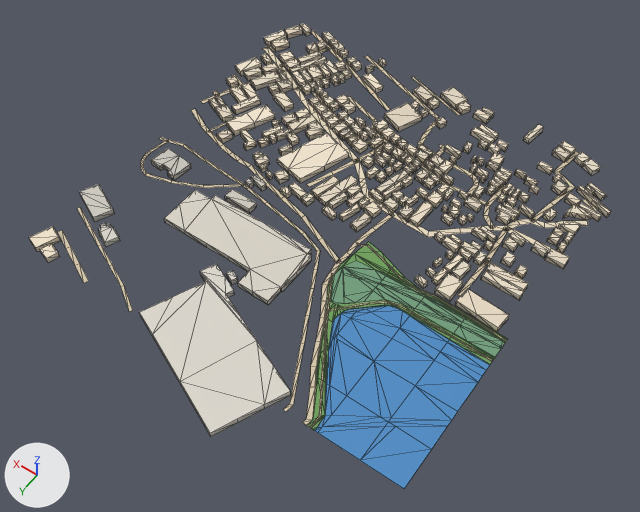
The glTF model public/assets/bengaluru-region-v1/tiles/t18_-34-l0.glb: old version first, new version second.
Both versions are drawn from a camera (50 mm lens) standing at (8866.0, -16176.0, 793.0) and looking at (9235.0, -16694.0, -20.0). The axes (+X, +Y, +Z) are drawn at lower left. The lights are the same throughout. The picture after the commit comes second. Mesh edges are drawn as thin lines. Vertices at exactly the same position are counted once.

Script lines for the objects in view, before the commit:
```python
me_building = bpy.data.meshes.new('building')
me_building.from_pydata(...)  # 2214 vertices, 2796 faces; spans x -15.0..512.0, y -10.0..564.0, z 0.0..8.0
me_building.materials.append(mat_building)
me_ground = bpy.data.meshes.new('ground')
me_ground.from_pydata(...)  # 676 vertices, 689 faces; spans x -2.0..503.0, y -3.0..503.0, z 1.0
me_ground.materials.append(mat_ground)
me_water = bpy.data.meshes.new('water')
me_water.from_pydata(...)  # 88 vertices, 111 faces; spans x 0.0..189.0, y 306.0..500.0, z 0.0..1.0
me_water.materials.append(mat_water)
ob_building = bpy.data.objects.new('building', me_building)
ob_building.location = (9000.0, -17000.0, 0.0)
ob_ground = bpy.data.objects.new('ground', me_ground)
ob_ground.location = (9000.0, -17000.0, 0.0)
ob_water = bpy.data.objects.new('water', me_water)
ob_water.location = (9000.0, -17000.0, 0.0)
```
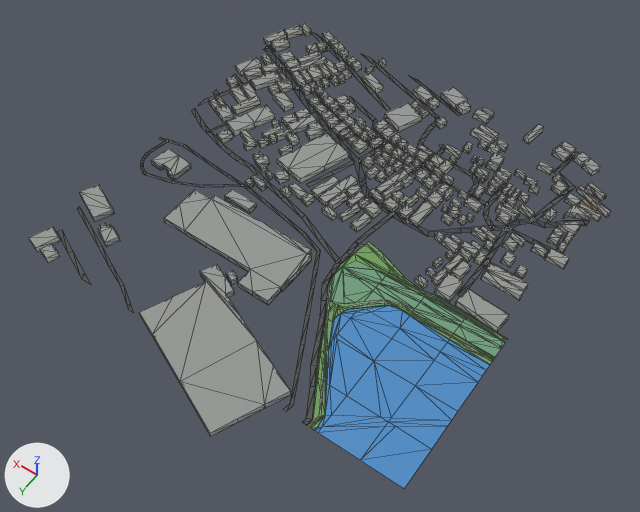
Scene script edits in JSON lines:
```json
{"block": "me_building", "where": "# used by ob_building; location = (9000.0, -17000.0, 0.0)"}
{"op": "remove", "block": "me_building", "code": "me_building.from_pydata(...)  # 2214 vertices, 2796 faces; spans x -15.0..512.0, y -10.0..564.0, z 0.0..8.0"}
{"op": "add", "block": "me_building", "code": "me_building.from_pydata(...)  # 2214 vertices, 3378 faces; spans x -15.0..512.0, y -10.0..564.0, z 0.0..8.0"}
{"block": "me_building", "change": "me_building part 1: 2796 kept faces spanning x -15.0..512.0, y -10.0..564.0, z 0.0..8.0 get new vertex colours"}
{"block": "me_building", "change": "edits to the shape of me_building do not show in these pictures"}
{"block": "me_ground", "where": "# used by ob_ground; location = (9000.0, -17000.0, 0.0)"}
{"op": "remove", "block": "me_ground", "code": "me_ground.from_pydata(...)  # 676 vertices, 689 faces; spans x -2.0..503.0, y -3.0..503.0, z 1.0"}
{"op": "add", "block": "me_ground", "code": "me_ground.from_pydata(...)  # 689 vertices, 702 faces; spans x 0.0..500.0, y 0.0..500.0, z 1.0"}
{"block": "me_ground", "change": "me_ground part 2: 18 vertices moved from x -1.0..503.0, y -3.0..204.0, z 1.0 to x 0.0..500.0, y 0.0..210.0, z 1.0; 24 vertices removed from x -2.0..502.0, y -3.0..222.0, z 1.0; 33 vertices added at x 0.0..500.0, y 0.0..229.0, z 1.0"}
{"block": "me_ground", "change": "me_ground part 3: 12 vertices moved from x 408.0..470.0, y 439.0..503.0, z 1.0 to x 407.0..467.0, y 440.0..500.0, z 1.0; 4 vertices removed from x 346.0..501.0, y 425.0..502.0, z 1.0; 8 vertices added at x 344.0..500.0, y 425.0..500.0, z 1.0"}
{"block": "me_ground", "change": "me_ground part 4: 2 vertices removed from x 28.0, y 327.0..329.0, z 1.0; 2 vertices added at x 27.0, y 327.0..329.0, z 1.0"}
{"block": "me_ground", "change": "me_ground part 5: 394 kept faces spanning x 0.0..500.0, y 8.0..500.0, z 1.0 get new vertex colours; the middle colour goes from beige #d7c9ae to dark grey #535556"}
{"block": "me_ground", "change": "other edits to the shape of me_ground do not show in these pictures"}
```

Location of each change, (x1, y1, x2, y2) in pixels of the pictures (640 x 512 px; the box of a moved part takes in the faces that stretch with it):
```json
{"object": "ground", "change": "reshaped", "before": [57, 31, 607, 430], "after": [57, 31, 606, 430]}
{"part": 1, "of": "me_building", "change": "recoloured", "before": [29, 23, 611, 437], "after": [29, 23, 611, 437], "on screen": "darker"}
{"part": 2, "of": "me_ground", "change": "moved or reshaped", "before": [191, 31, 607, 255], "after": [192, 31, 606, 255]}
{"part": 3, "of": "me_ground", "change": "moved or reshaped", "before": [57, 207, 133, 312], "after": [57, 207, 134, 313]}
{"part": 4, "of": "me_ground", "change": "moved or reshaped", "before": [446, 333, 493, 361], "after": [446, 333, 493, 361]}
{"part": 5, "of": "me_ground", "change": "recoloured", "before": [57, 45, 606, 426], "after": [57, 45, 606, 426]}
```
